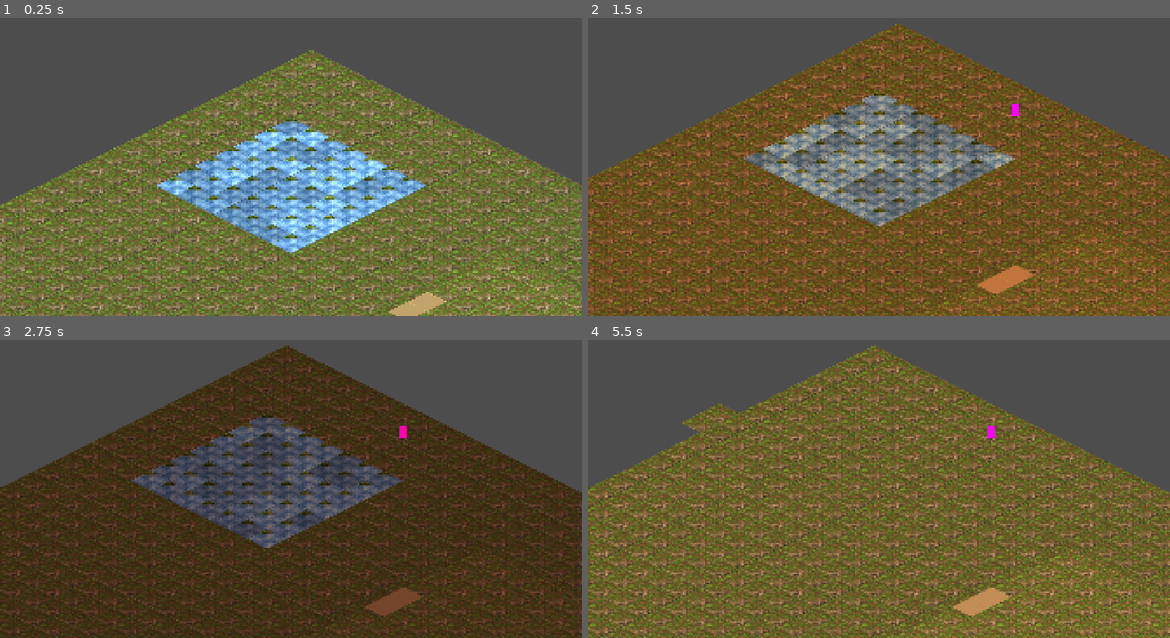
Above: before the commit, frames 1-4 (two rows, left to right).
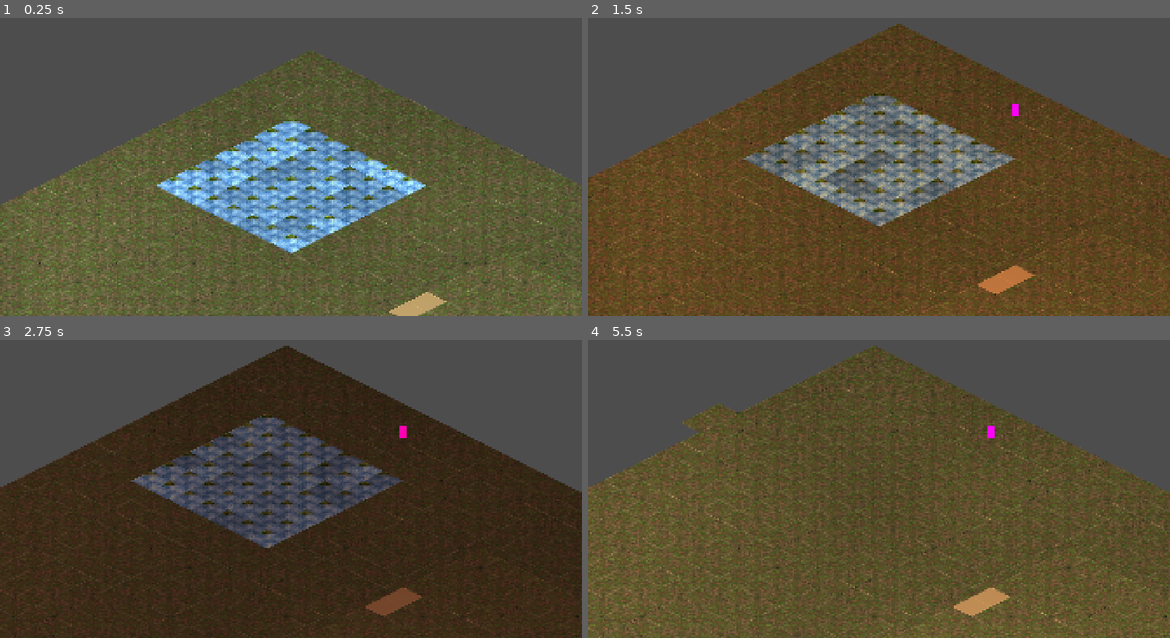
Above: after the commit, the same moments.

Repository: saman-mb/crusade-rts
Game: Godot game, scene res://src/nodes/map_system.tscn
The game is run twice, just before and just after one commit, with the same random seed, the same clock (stepped at 60 frames per second) and the same inputs.
Inputs (mouse positions are in pixels of both pictures, inside the frame that each line leads up to):
- Up to frame 1 (0.25 s): no input
- Up to frame 2 (1.5 s): tap Enter at 0.5 s; move the mouse to (1007, 137) at 0.52 s; hold . (dev_time_fwd) 0.53-1.25 s; tap S (cam_down) at 0.6 s; click (1007, 137) at 0.67 s; drag from (762, 169) to (849, 217) at 1.27 s
- Up to frame 3 (2.75 s): move the mouse to (349, 402) at 2.02 s; hold . (dev_time_fwd) from 2.03 s (still down); tap D (cam_right) at 2.1 s
- Up to frame 4 (5.5 s): release . (dev_time_fwd) at 2.75 s; drag from (849, 539) to (704, 426) at 2.77 s; move the mouse to (1053, 524) at 3.52 s; hold , (dev_time_back) 3.53-4.25 s; tap B at 3.6 s; tap F5 (dev_reload_map) at 4.15 s; drag from (704, 426) to (791, 393) at 4.27 s; move the mouse to (908, 474) at 5.02 s; hold , (dev_time_back) from 5.03 s (still down); tap G at 5.1 s; click (908, 474) at 5.17 s

The runs differ from the first frame. In frame 1, 33% of the frame differs, in the area x 0-100%, y 10-100%; in frame 2, 28%; in frame 3, 10%; in frame 4, 34%, in the area x 0-100%, y 1-100%.

Commit message:
feat: per-cell terrain variation + seamless tint to kill the tile grid (#232, #233)
Grass rendered as one atlas tile stamped into every cell, so the map read as a
square repeated on a visible grid. This bundles Tier 1 (#232) + Tier 2 (#233):

- VariationPicker (pure core): deterministic per-cell hash -> variant index,
  stable across save/load; unit-tested for range, determinism, negatives, spread.
- TileSetBuilder: four flip-orientation alternative_tiles on the interior grass
  coord. CRITICAL: each variant copies the base walkable/ramp custom data, because
  nav reads walkability via get_cell_tile_data(cell) on the cell's LIVE alternative
  -- without the copy a varied grass cell would read as a non-walkable hole.
- TerrainVariation (pure core over a TileMapLayer, mirrors NavMapBuilder): assigns
  each varyable cell its picked alternative; hooked into map load/reload in
  map_persistence. Deterministic => idempotent, and the alt round-trips on F6 save.
- Atlas packer (#233): interior grass = average of several grass-dominant source
  cells with flattened contrast (kills the single-tile "signature"); the diamond
  silhouette is hardened so neighbours meet at full coverage (kills the dark seam
  of void that traced every tile edge).
- terrain_tint.gdshader: low-frequency world-space noise multiply on each elevation
  layer -> smooth meadow-like brightness/hue drift with NO tile boundary. This is
  the right way to tint; a per-tile modulate makes each diamond a flat patch whose
  edges re-trace the grid.

Validated locally with Godot 4.4.1: full core suite 2461 PASS / 0 FAIL (42 suites,
incl. new test_variation_picker + test_terrain_variation_tilemap); headless import
clean (warnings-as-errors); render-verified on the showcase map via Xvfb -- the
grass now reads as continuous natural terrain, not a repeated grid.

Per direction, the README screenshot refresh is deferred to the Tier 3+4 follow-up
PR (so the shots are updated once, after all four tiers). Water-tile variation and
distinct-bitmap grass variants are follow-ups for Tier 3.

Closes #232
Closes #233

Co-Authored-By: Claude Opus 4.8 (1M context) <noreply@anthropic.com>
Claude-Session: https://claude.ai/code/session_01926hmzEkPcyeud2rTq7bpT

Diff:
--- /dev/null
+++ b/assets/shaders/terrain_tint.gdshader
@@ -0,0 +1,54 @@
+shader_type canvas_item;
+// Terrain tint (#233): multiplies the terrain by a smooth, low-frequency value-
+// noise sampled in WORLD space, so brightness and hue drift gently across the map
+// like a natural meadow -- lighter and darker patches, faint warm/cool zones --
+// with NO tile boundary (the variation is continuous, unlike a per-tile modulate,
+// which would re-trace the grid). Deterministic: pure hash noise, no textures, no
+// time. Applied to each elevation TileMapLayer; it multiplies UNDER the DayNight
+// CanvasModulate and the per-tier elevation shade, so those still read normally.
+
+uniform float tint_amp : hint_range(0.0, 0.4) = 0.16;   // brightness swing (+/-)
+uniform float tint_freq = 0.0016;                        // cycles per world pixel (low = broad patches)
+uniform float hue_amp : hint_range(0.0, 0.2) = 0.05;    // warm/cool swing
+uniform vec3 warm = vec3(1.04, 1.0, 0.90);
+uniform vec3 cool = vec3(0.94, 1.0, 1.05);
+
+varying vec2 v_world;
+
+void vertex() {
+	// Local vertex -> world space, so the noise is continuous across every tile
+	// and every layer rather than restarting per tile.
+	v_world = (MODEL_MATRIX * vec4(VERTEX, 0.0, 1.0)).xy;
+}
+
+float hash(vec2 p) {
+	p = fract(p * vec2(123.34, 345.45));
+	p += dot(p, p + 34.345);
+	return fract(p.x * p.y);
+}
+
+float vnoise(vec2 p) {
+	vec2 i = floor(p);
+	vec2 f = fract(p);
+	float a = hash(i);
+	float b = hash(i + vec2(1.0, 0.0));
+	float c = hash(i + vec2(0.0, 1.0));
+	float d = hash(i + vec2(1.0, 1.0));
+	vec2 u = f * f * (3.0 - 2.0 * f);
+	return mix(mix(a, b, u.x), mix(c, d, u.x), u.y);
+}
+
+// Two-octave fractal noise for broad patches with a little detail.
+float fbm(vec2 p) {
+	return 0.65 * vnoise(p) + 0.35 * vnoise(p * 2.13 + vec2(11.7, 4.3));
+}
+
+void fragment() {
+	float n = fbm(v_world * tint_freq);
+	float bright = 1.0 + (n - 0.5) * 2.0 * tint_amp;
+	// A second, offset noise chooses a warm<->cool bias; hue_amp scales how far
+	// from neutral white that bias is allowed to push.
+	float h = fbm(v_world * tint_freq * 0.7 + vec2(50.0, 20.0));   // 0..1
+	vec3 hue = mix(vec3(1.0), mix(cool, warm, h), hue_amp * 4.0);
+	COLOR.rgb *= bright * hue;
+}
--- /dev/null
+++ b/src/core/terrain_variation.gd
@@ -0,0 +1,29 @@
+class_name TerrainVariation
+extends RefCounted
+## Runtime pass that gives each varyable terrain cell a deterministic per-cell
+## alternative_tile (#232), so a field of the SAME atlas tile stops reading as one
+## stamp repeated on a visible grid. Mirrors NavMapBuilder's pattern: pure logic
+## that probes/writes a live TileMapLayer, no other Node deps, headless-testable.
+##
+## Split of concerns: the variant LOOK (flip_h/flip_v/modulate per index) is baked
+## onto the TileSet alternatives by TileSetBuilder; the per-cell CHOICE is
+## VariationPicker (deterministic hash); this just walks the painted cells and
+## applies the choice. Because the pick is deterministic, re-running after a
+## save/reload is idempotent and the chosen alternative round-trips on disk.
+
+## Assigns every varyable cell of `layer` its VariationPicker alternative_tile.
+## Non-varyable tiles (variant_count_for == 1) are left untouched. Safe no-op on a
+## null layer or a layer with no TileSet. get_used_cells() returns a snapshot, so
+## rewriting each cell's alternative in place during the walk is safe.
+static func apply(layer: TileMapLayer) -> void:
+	if layer == null or layer.tile_set == null:
+		return
+	var cells: Array[Vector2i] = layer.get_used_cells()
+	for cell in cells:
+		var coord: Vector2i = layer.get_cell_atlas_coords(cell)
+		var count := TileSetConstants.variant_count_for(coord)
+		if count <= 1:
+			continue
+		var source_id := layer.get_cell_source_id(cell)
+		var alt := VariationPicker.pick(cell, count)
+		layer.set_cell(cell, source_id, coord, alt)
--- /dev/null
+++ b/src/core/tests/test_terrain_variation_tilemap.gd
@@ -0,0 +1,106 @@
+extends GdTest
+## Runtime tests for TerrainVariation (#232) against a live TileMapLayer built with
+## the real terrain TileSet. Proves the variation pass: assigns in-range per-cell
+## alternatives, is deterministic/idempotent, actually spreads variants across a
+## field, and -- the correctness-critical one -- keeps varied grass WALKABLE (each
+## alternative carries its own TileData, so nav would break if variants defaulted
+## to non-walkable). Executed headlessly: godot --headless --script <this file>.
+
+const GRASS := TileSetConstants.INTERIOR_GRASS_MASK  # corner mask 15 -> interior grass
+
+
+func _run() -> void:
+	var ts := _build_tileset()
+	_test_alts_in_range(ts)
+	_test_idempotent(ts)
+	_test_variation_spreads(ts)
+	_test_variants_stay_walkable(ts)
+	_test_null_layer_is_noop()
+
+
+## Terrain TileSet from an in-memory texture (no asset-import dependency), matching
+## test_tileset_builder's headless pattern.
+func _build_tileset() -> TileSet:
+	var img := Image.create(TileSetConstants.ATLAS_PX.x, TileSetConstants.ATLAS_PX.y, false, Image.FORMAT_RGBA8)
+	var tex := ImageTexture.create_from_image(img)
+	return TileSetBuilder.build_terrain_tileset(tex)
+
+
+## A fresh layer filled with interior grass over an w x h block from (0,0).
+func _grass_layer(ts: TileSet, w: int, h: int) -> TileMapLayer:
+	var layer := TileMapLayer.new()
+	layer.tile_set = ts
+	var src_id := ts.get_source_id(0)
+	var coord := TileSetConstants.interior_grass_coord()
+	for y in range(h):
+		for x in range(w):
+			layer.set_cell(Vector2i(x, y), src_id, coord, 0)
+	return layer
+
+
+## Every grass cell gets an alternative in [0, GRASS_VARIANTS) after the pass.
+func _test_alts_in_range(ts: TileSet) -> void:
+	var layer := _grass_layer(ts, 12, 12)
+	TerrainVariation.apply(layer)
+	var count := TileSetConstants.GRASS_VARIANTS
+	var ok := true
+	for cell in layer.get_used_cells():
+		var alt := layer.get_cell_alternative_tile(cell)
+		if alt < 0 or alt >= count:
+			ok = false
+	_ok(ok, "a grass cell got an alternative outside [0, %d)" % count)
+	layer.free()
+
+
+## Re-applying the pass produces the same alternatives (deterministic => idempotent
+## across reloads; the chosen alt round-trips on disk unchanged).
+func _test_idempotent(ts: TileSet) -> void:
+	var layer := _grass_layer(ts, 10, 10)
+	TerrainVariation.apply(layer)
+	var first: Dictionary = {}
+	for cell in layer.get_used_cells():
+		first[cell] = layer.get_cell_alternative_tile(cell)
+	TerrainVariation.apply(layer)
+	var same := true
+	for cell in layer.get_used_cells():
+		if layer.get_cell_alternative_tile(cell) != first[cell]:
+			same = false
+	_ok(same, "TerrainVariation.apply is not idempotent")
+	layer.free()
+
+
+## Over a block the pass actually uses more than one variant (otherwise it would
+## not break the grid at all).
+func _test_variation_spreads(ts: TileSet) -> void:
+	var layer := _grass_layer(ts, 16, 16)
+	TerrainVariation.apply(layer)
+	var seen: Dictionary = {}
+	for cell in layer.get_used_cells():
+		seen[layer.get_cell_alternative_tile(cell)] = true
+	_ok(seen.size() > 1, "variation collapsed to a single alternative")
+	layer.free()
+
+
+## The correctness-critical check: a varied (alt > 0) grass cell must still read as
+## walkable through the exact probe navigation uses, so variants never punch holes
+## in the walkable field. Asserts we actually exercised a non-base alternative.
+func _test_variants_stay_walkable(ts: TileSet) -> void:
+	var layer := _grass_layer(ts, 16, 16)
+	TerrainVariation.apply(layer)
+	var probe := NavMapBuilder.walkable_query(layer)
+	var all_walkable := true
+	var hit_variant := false
+	for cell in layer.get_used_cells():
+		if layer.get_cell_alternative_tile(cell) > 0:
+			hit_variant = true
+		if not bool(probe.call(cell)):
+			all_walkable = false
+	_ok(all_walkable, "a varied grass cell read as non-walkable (broken nav)")
+	_ok(hit_variant, "no non-base alternative was exercised; walkability check is vacuous")
+	layer.free()
+
+
+## A null layer is a safe no-op (no crash).
+func _test_null_layer_is_noop() -> void:
+	TerrainVariation.apply(null)
+	_ok(true, "apply(null) did not crash")
--- /dev/null
+++ b/src/core/tests/test_variation_picker.gd
@@ -0,0 +1,64 @@
+extends GdTest
+## Tests for VariationPicker (#232): the deterministic per-cell variant chooser.
+## Determinism (same cell -> same index) is the load-safety contract; range and a
+## rough uniform spread are what make the variation actually break up the grid.
+
+
+func _run() -> void:
+	_test_range()
+	_test_determinism()
+	_test_count_guard()
+	_test_negative_cells()
+	_test_distribution()
+
+
+## Every pick lands in [0, count) for a block of cells.
+func _test_range() -> void:
+	var count := TileSetConstants.GRASS_VARIANTS
+	var in_range := true
+	for y in range(-4, 12):
+		for x in range(-4, 12):
+			var v := VariationPicker.pick(Vector2i(x, y), count)
+			if v < 0 or v >= count:
+				in_range = false
+	_ok(in_range, "pick out of [0, %d)" % count)
+
+
+## Same cell + same count is stable across calls (survives save/reload unchanged).
+func _test_determinism() -> void:
+	var same := true
+	for i in range(50):
+		var cell := Vector2i(i * 3 - 7, 11 - i)
+		if VariationPicker.pick(cell, 8) != VariationPicker.pick(cell, 8):
+			same = false
+	_ok(same, "pick not deterministic for a fixed cell")
+
+
+## count <= 1 always maps to the base tile (index 0) -- a safe no-op.
+func _test_count_guard() -> void:
+	_i_eq(VariationPicker.pick(Vector2i(5, 5), 1), 0, "count 1 -> base")
+	_i_eq(VariationPicker.pick(Vector2i(5, 5), 0), 0, "count 0 -> base")
+	_i_eq(VariationPicker.pick(Vector2i(-3, 9), -2), 0, "negative count -> base")
+
+
+## Negative cell coords (maps can extend into negative space) stay in range and
+## deterministic -- the hash must not sign-extend into a negative index.
+func _test_negative_cells() -> void:
+	var ok := true
+	for y in range(-20, -1):
+		for x in range(-20, -1):
+			var v := VariationPicker.pick(Vector2i(x, y), 8)
+			if v < 0 or v >= 8:
+				ok = false
+	_ok(ok, "negative cells produced an out-of-range index")
+
+
+## Across a large block every variant bucket is hit at least once, so variation
+## actually spreads rather than collapsing onto one or two indices.
+func _test_distribution() -> void:
+	var count := TileSetConstants.GRASS_VARIANTS
+	var seen := {}
+	for y in range(40):
+		for x in range(40):
+			seen[VariationPicker.pick(Vector2i(x, y), count)] = true
+	_i_eq(seen.size(), count, "not every variant index appears over a 40x40 block")
--- a/src/core/tileset_builder.gd
+++ b/src/core/tileset_builder.gd
@@ -69,6 +69,12 @@
 		src.get_tile_data(coord, 0).set_custom_data(TileSetConstants.WALKABLE_LAYER, TileSetConstants.coord_walkable(coord))
 		src.get_tile_data(coord, 0).set_custom_data(TileSetConstants.RAMP_LAYER, TileSetConstants.coord_ramp(coord))
 
+	# Per-cell variation (#232): build the flip/tint alternative_tiles on the
+	# interior grass coord so TerrainVariation can hand each solid-grass cell a
+	# different variant. Done after the base tile exists (created in the loop
+	# above) and BEFORE water so the source's tile set is complete in one place.
+	configure_tile_variants(src, TileSetConstants.interior_grass_coord(), TileSetConstants.GRASS_VARIANTS)
+
 	# Water lives at its own row (WATER_ANIM_COORDS) so it never collides with a
 	# LOOKUP coord; create it separately and wire up its animation.
 	var water := TileSetConstants.WATER_ANIM_COORDS
@@ -109,6 +115,29 @@
 	return build_terrain_tileset(diffuse, normal)
 
 
+## Builds the flip/tint alternative_tiles for one atlas coord (#232). Creates
+## alternatives 1..count-1 (index 0 is the base tile) with the id == index, so the
+## runtime picker's [0, count) index maps straight onto the alternative_tile id.
+## Each alternative carries the same texture_origin AND the same walkable/ramp
+## custom data as the base -- CRITICAL: every alternative gets its OWN TileData
+## (custom data defaults to false), and navigation reads walkability through
+## get_cell_tile_data(cell) on the cell's CURRENT alternative, so a varied grass
+## cell would read as a non-walkable hole and break pathing without this copy.
+static func configure_tile_variants(src: TileSetAtlasSource, coord: Vector2i, count: int) -> void:
+	for index in range(1, count):
+		src.create_alternative_tile(coord, index)
+		var td: TileData = src.get_tile_data(coord, index)
+		var t: Dictionary = TileSetConstants.variant_transform(index)
+		var flip_h: bool = t["flip_h"]
+		var flip_v: bool = t["flip_v"]
+		var modulate: Color = t["modulate"]
+		td.flip_h = flip_h
+		td.flip_v = flip_v
+		td.modulate = modulate
+		td.texture_origin = TileSetConstants.TEXTURE_ORIGIN
+		td.set_custom_data(TileSetConstants.WALKABLE_LAYER, TileSetConstants.coord_walkable(coord))
+		td.set_custom_data(TileSetConstants.RAMP_LAYER, TileSetConstants.coord_ramp(coord))
+
 ## Configures the multi-frame water animation on an existing atlas tile: frame
 ## count, column layout, per-frame durations, separation, and randomized start
 ## times so neighbouring water tiles do not visibly ripple in lockstep.
--- a/src/core/tileset_constants.gd
+++ b/src/core/tileset_constants.gd
@@ -70,3 +70,41 @@
 	for mask in range(1, 16):
 		table[mask] = Vector2i(mask & 3, mask >> 2)
 	return table
+
+## --- Per-cell tile variation (#232) ---------------------------------------
+## The fully-surrounded grass tile (corner mask 15 -> LOOKUP[15] == Vector2i(3,3))
+## is the interior tile stamped into every solid-grass cell, so it is the one that
+## reads as a repeating grid. It gets N alternative_tiles (built by TileSetBuilder)
+## that flip/tint the SAME atlas region -- zero extra art -- and TerrainVariation
+## assigns one per cell via VariationPicker so neighbours stop looking identical.
+const INTERIOR_GRASS_MASK := 15
+## Number of grass variants INCLUDING the base tile (index 0) == the four flip
+## orientations. Alternatives 1..3 are built on the interior grass coord. Variation
+## is FLIP-ONLY on purpose: a per-tile flat colour tint would make every diamond a
+## uniformly-shaded patch, and the brightness step at each tile edge re-traces the
+## grid. The smooth, seamless colour variation instead comes from the low-frequency
+## world-space noise in the terrain tint shader (#233), which has no tile boundary.
+const GRASS_VARIANTS := 4
+
+## Interior (fully-surrounded) grass atlas coord, from the single-source LOOKUP.
+static func interior_grass_coord() -> Vector2i:
+	return LOOKUP[INTERIOR_GRASS_MASK]
+
+## Variant count for `coord`: >1 only for coords that carry alternative_tiles. The
+## runtime picker uses this to know how many alternatives a cell may choose from,
+## and skips (returns the base) for every other tile. Water is intentionally left
+## at 1 -- it varies via its animation desync (RANDOM_START_TIMES), not flips.
+static func variant_count_for(coord: Vector2i) -> int:
+	if coord == interior_grass_coord():
+		return GRASS_VARIANTS
+	return 1
+
+## Per-variant tile transform for the terrain variation system (#232). Index 0 is
+## the base tile (identity); indices 1..3 mirror the SAME atlas region through the
+## four flip orientations, relocating the tile's signature features so adjacent
+## cells stop reading as one repeated stamp (a symmetric diamond stays a diamond
+## under either flip). Modulate is left WHITE by design -- see GRASS_VARIANTS: the
+## colour variation is a smooth world-space noise in the tint shader, not a per-
+## tile step. Returns { "flip_h": bool, "flip_v": bool, "modulate": Color }.
+static func variant_transform(index: int) -> Dictionary:
+	return {"flip_h": (index & 1) != 0, "flip_v": (index & 2) != 0, "modulate": Color.WHITE}
--- /dev/null
+++ b/src/core/variation_picker.gd
@@ -0,0 +1,32 @@
+class_name VariationPicker
+extends RefCounted
+## Deterministic per-cell tile-variant chooser (#232). Given a cell and a variant
+## count, returns a stable index in [0, count) from an integer hash of (x, y) --
+## no RNG, so the choice is identical every run and survives save/load unchanged
+## (the chosen alternative_tile round-trips on disk like any other cell). This is
+## what stops a field of the SAME atlas tile from reading as one stamp repeated on
+## a visible grid: adjacent cells hash to different variants (flip/tint) instead.
+##
+## PURE integer-space logic -- no Node, no engine state, no isometric projection.
+## The variant LOOK (flip_h/flip_v/modulate per index) lives on the TileSet
+## alternatives built by TileSetBuilder; this module only decides WHICH index a
+## cell gets. TerrainVariation is the runtime pass that applies it to a layer.
+
+## Variant index for `cell` in [0, count). count <= 1 always maps to 0 (the base
+## tile), so a non-varyable tile is a safe no-op.
+static func pick(cell: Vector2i, count: int) -> int:
+	if count <= 1:
+		return 0
+	return _hash2(cell.x, cell.y) % count
+
+## A well-mixed non-negative 31-bit hash of two (possibly negative) ints. Masking
+## to 31 bits right after the first combine keeps every later shift logical (not
+## sign-extending), so the avalanche mixing stays well-distributed for negative
+## cells too. Distribution across small bucket counts is exercised by the tests.
+static func _hash2(x: int, y: int) -> int:
+	var h := (x * 73856093) ^ (y * 19349663)
+	h = h & 0x7fffffff
+	h = (h * 2654435761) & 0x7fffffff
+	h = (h ^ (h >> 13)) & 0x7fffffff
+	h = (h * 40503) & 0x7fffffff
+	return h ^ (h >> 15)
--- a/src/editor/map_editor.gd
+++ b/src/editor/map_editor.gd
@@ -40,6 +40,9 @@
 ## Corner mask of the fully-filled dual-grid tile (TL|TR|BL|BR = 1|2|4|8 = 15). Its
 ## `TileSetConstants.LOOKUP` entry -- Vector2i(3, 3) -- is the editor's default brush.
 const FILLED_TILE_MASK := 15
+## Shared terrain tint shader (#233): smooth low-frequency world-space colour
+## variation applied to every elevation layer. A missing shader degrades to untinted.
+const TERRAIN_TINT_SHADER := "res://assets/shaders/terrain_tint.gdshader"
 
 ## The resolved MapSystem node. Typed via class_name (#105): its
 ## `get_elevation_layer()` / `tier_count()` / `elevation_layers` API resolves
@@ -108,11 +111,19 @@
 
 	# Build the TileSet once and share it across every elevation layer that lacks
 	# one plus the preview layer, so all paint/ghost cells resolve identically.
+	# Each elevation layer also gets the shared terrain tint material (#233) -- a
+	# low-frequency world-space noise that gives the ground smooth meadow-like
+	# colour variation with no tile boundary (the preview ghost stays untinted).
 	var ts := TileSetBuilder.build_terrain_tileset(tex, normal)
+	var tint_mat := _make_terrain_tint_material()
 	for i in _layer_count():
 		var layer := _map_system.get_elevation_layer(i) as TileMapLayer
-		if layer != null and layer.tile_set == null:
+		if layer == null:
+			continue
+		if layer.tile_set == null:
 			layer.tile_set = ts
+		if tint_mat != null and layer.material == null:
+			layer.material = tint_mat
 	_preview.tile_set = ts
 
 	_source_id = ts.get_source_id(0)
@@ -123,6 +134,19 @@
 	# config (it was previously duplicated here).
 
 	_set_active_level(0)
+
+
+## Builds the shared terrain tint ShaderMaterial (#233) from the committed shader,
+## or null if the shader is missing (callers then leave the layers untinted). One
+## material instance is shared across every elevation layer -- the noise is sampled
+## in world space, so a single shared material tints the whole map coherently.
+func _make_terrain_tint_material() -> ShaderMaterial:
+	var shader := load(TERRAIN_TINT_SHADER) as Shader
+	if shader == null:
+		return null
+	var mat := ShaderMaterial.new()
+	mat.shader = shader
+	return mat
 
 
 ## Re-binds a swapped-in TileSet: assigns it to every elevation layer + the preview
--- a/src/nodes/map_persistence.gd
+++ b/src/nodes/map_persistence.gd
@@ -82,6 +82,7 @@
 	print("[MapPersistence] first-run showcase loaded from %s (ok=%s, %d diagnostics)" % [SHOWCASE_MAP_PATH, res["ok"], (res["diagnostics"] as Array).size()])
 	# Announce the freshly-loaded extent so the camera clamp reframes onto the showcase.
 	if res["ok"]:
+		_apply_terrain_variation()
 		_map_system.emit_map_changed_all()
 
 
@@ -99,6 +100,16 @@
 	if _map_system == null:
 		return null
 	return _map_system.objects_layer
+
+
+## Applies the per-cell terrain variation pass (#232) to every elevation layer
+## after a map is populated, so solid-grass fields stop rendering as one repeated
+## tile on a visible grid. Deterministic (VariationPicker), so it is idempotent
+## across reloads and the chosen alternatives round-trip through F6 save.
+func _apply_terrain_variation() -> void:
+	for layer in _layers():
+		if layer != null:
+			TerrainVariation.apply(layer)
 
 
 func _unhandled_input(event: InputEvent) -> void:
@@ -140,6 +151,7 @@
 	# signal). Only emit on a successful load -- a refused load (e.g. out-of-range
 	# elevation, #106) leaves the layers untouched, so there is nothing to announce.
 	if res["ok"]:
+		_apply_terrain_variation()
 		_map_system.emit_map_changed_all()
 	_last_mtime = MapFileIO.modified_time(current_map_path)
 
Binary file changed: assets/tilesets/terrain_atlas.png
Binary file changed: assets/tilesets/terrain_atlas_n.png
